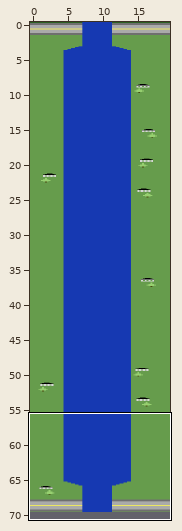
Level history. Tiled map: assets/tiles/stage_1/stage_1.tmx. Above: a wide view before the commit, with the close-up outlined.
Close-up. Before the commit:
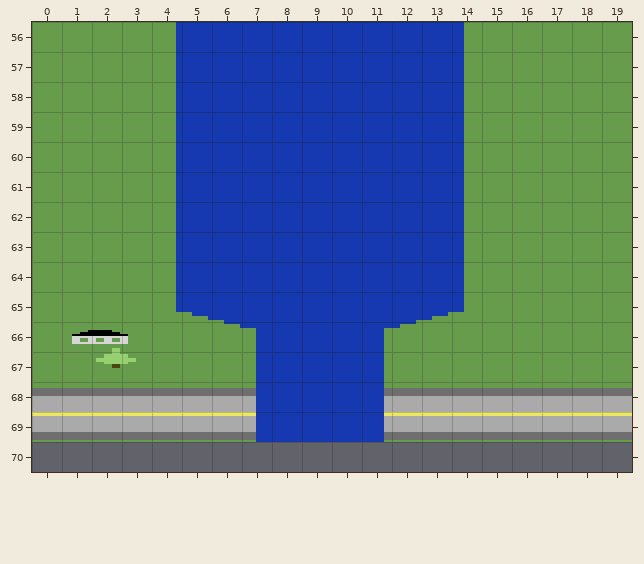
Cells are 15x15 px. Shown: x 0..19, y 56..70. The old version is drawn lined up with the new one.
New version:
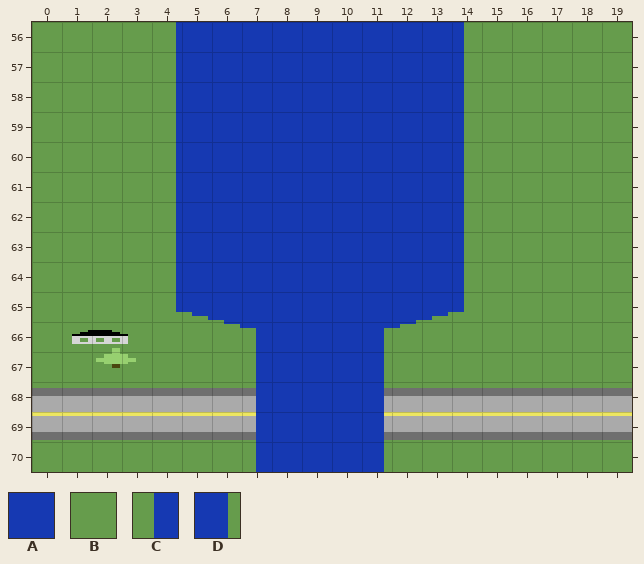
Key: from "stage_1": A 8, B 40, C 47, D 51.
_ is an empty cell, . an unchanged one.
The exact change:
map size 20x70 -> 20x71 cells
--- layer "Tile Layer 1"
@@ x 0..19 @@
-70 ____________________
+70 BBBBBBBCAAADBBBBBBBB
Pixel boxes of the changes (left, top, right, bottom) in both close-ups:
added: (32, 442, 632, 472)
